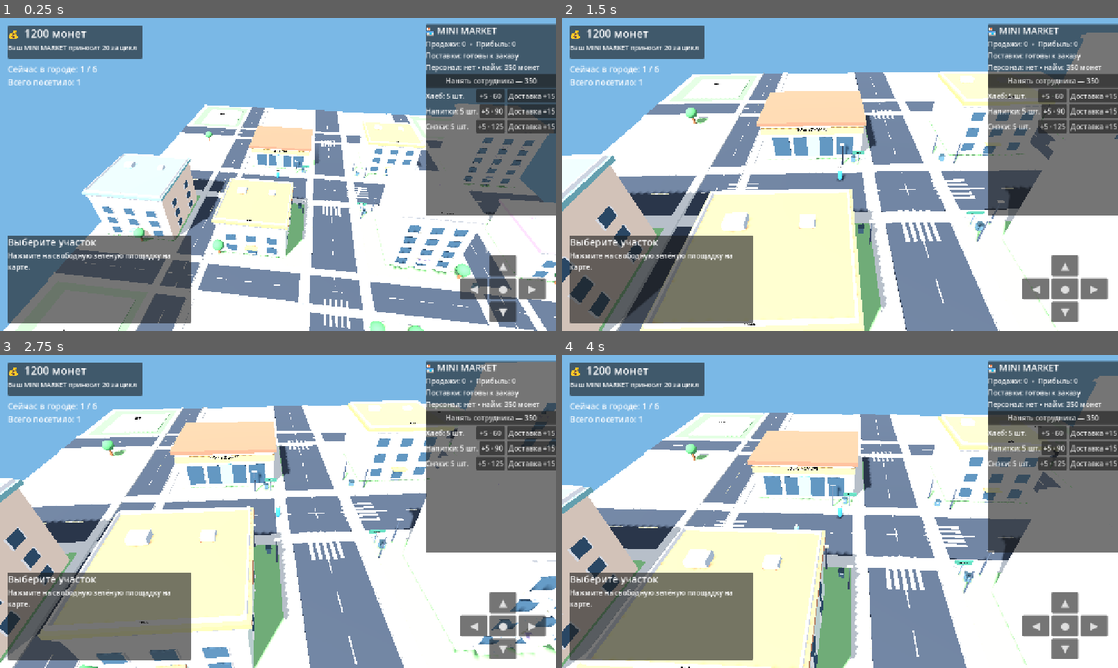
Above: before the commit, frames 1-4 (two rows, left to right).
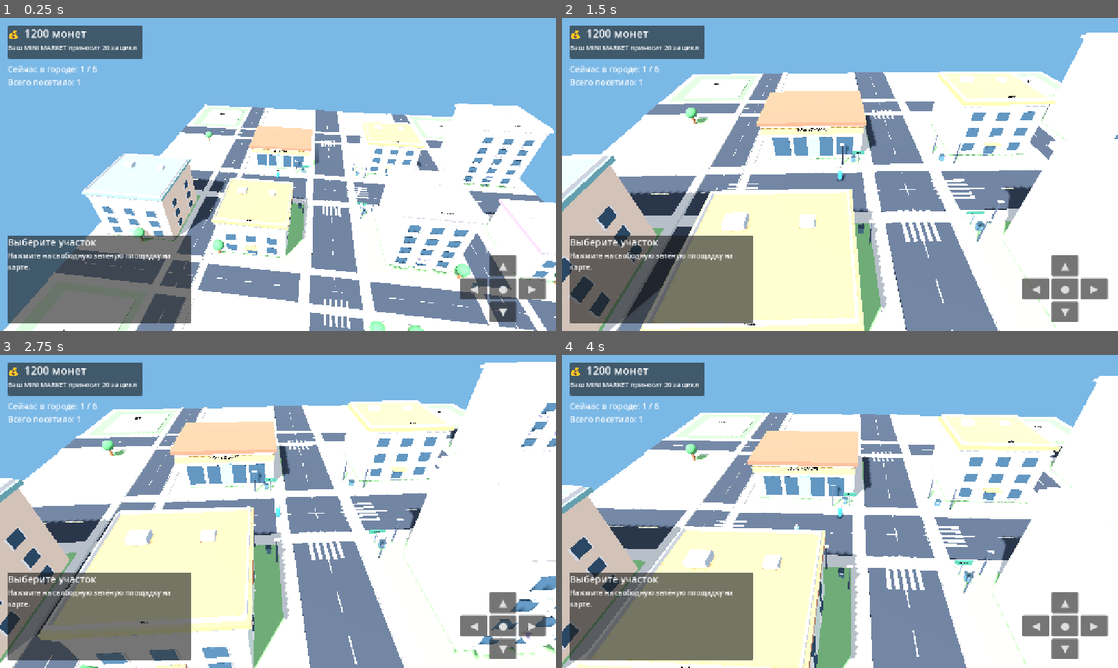
Above: after the commit, the same moments.

Repository: uchihabaha05-del/MINI-WORLD-TYCOON
Game: Godot game, scene res://scenes/Main.tscn
Two runs of this game, one before a commit and one after it. Both use one fixed random seed, a clock stepped at 60 frames per second and the inputs below.
Inputs (mouse positions are in pixels of both pictures, inside the frame that each line leads up to):
- Up to frame 1 (0.25 s): no input
- Up to frame 2 (1.5 s): move the mouse to (962, 158) at 0.52 s; hold D 0.53-1.28 s; click (962, 158) at 0.67 s; move the mouse to (728, 190) at 1.27 s; hold S from 1.28 s (still down)
- Up to frame 3 (2.75 s): move the mouse to (333, 442) at 2.02 s; release S at 2.03 s; hold D from 2.03 s (still down)
- Up to frame 4 (4 s): move the mouse to (812, 574) at 2.77 s; release D at 2.78 s; hold W 2.78-3.53 s; click (812, 574) at 2.92 s; move the mouse to (1006, 558) at 3.52 s; hold A from 3.53 s (still down)

The runs differ from the first frame. In frame 1, 14% of the frame differs, in the area x 76-100%, y 1-64%; in frame 2, 14%; in frame 3, 14%; in frame 4, 14%.

Commit message:
Make shop management panel scrollable for mobile screens

Diff:
--- a/scripts/store_gameplay.gd
+++ b/scripts/store_gameplay.gd
@@ -104,11 +104,15 @@
 	panel.offset_left = -300
 	panel.offset_right = -14
 	panel.offset_top = 14
-	panel.offset_bottom = 455
+	panel.offset_bottom = -14
 	layer.add_child(panel)
 
+	var scroll := ScrollContainer.new()
+	scroll.size_flags_vertical = Control.SIZE_EXPAND_FILL
+	panel.add_child(scroll)
 	var content := VBoxContainer.new()
-	panel.add_child(content)
+	content.size_flags_horizontal = Control.SIZE_EXPAND_FILL
+	scroll.add_child(content)
 
 	var title := Label.new()
 	title.text = "🏪 MINI MARKET"
